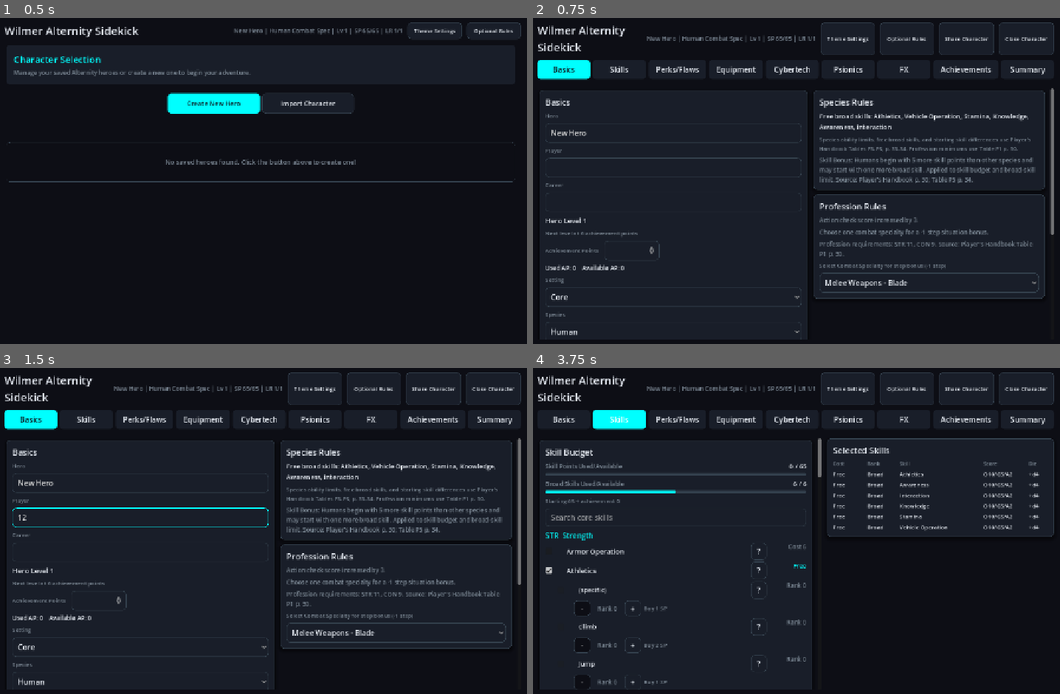
Above: before the commit, frames 1-4 (two rows, left to right).
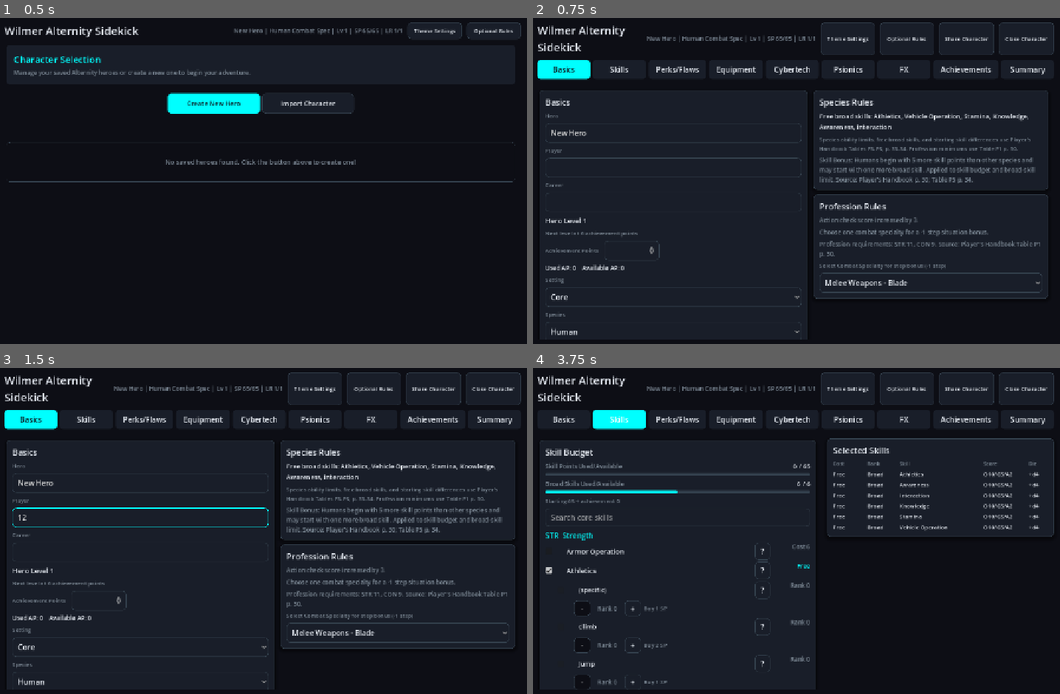
Above: after the commit, the same moments.

Repository: rigoparis/wilmer-alternity-sidekick
Game: Godot game, scene res://main.tscn
The game is run twice, just before and just after one commit, with the same random seed, the same clock (stepped at 60 frames per second) and the same inputs.
Inputs (mouse positions are in pixels of both pictures, inside the frame that each line leads up to):
- Up to frame 1 (0.5 s): no input
- Up to frame 2 (0.75 s): click "Create New Hero" at 0.5 s
- Up to frame 3 (1.5 s): click (142, 517) at 1.27 s; type "12" at 1.35 s
- Up to frame 4 (3.75 s): click (675, 553) at 1.5 s; type "12" at 1.58 s; click "Share Character" at 2 s; click "Basics" at 2.75 s; click "Skills" at 3.5 s

Frame 1 is identical in both runs. In frame 2, 0.6% of the frame differs, in the area x 54-99%, y 21-87%; in frame 3, 0.6%; in frame 4, 0.9%, in the area x 27-55%, y 21-99%.

Commit message:
Disable content scroll drag on desktop, trigger tabs on press not release

Diff:
--- a/scripts/main.gd
+++ b/scripts/main.gd
@@ -243,6 +243,7 @@
 		var button := Button.new()
 		button.text = tab
 		button.toggle_mode = true
+		button.action_mode = BaseButton.ACTION_MODE_BUTTON_PRESS
 		button.mouse_filter = Control.MOUSE_FILTER_PASS
 		button.size_flags_horizontal = Control.SIZE_EXPAND_FILL
 		button.custom_minimum_size = Vector2(0, 42)
@@ -5716,6 +5717,17 @@
 		if sc != null and is_instance_valid(sc):
 			_update_mouse_filters_for_touch(sc, touch_pass)
 
+	# On desktop the ScrollContainer's drag detection can steal tab button
+	# presses when the mouse moves slightly during a click. Disabling vertical
+	# scroll mode removes that interference; mouse-wheel still works via Godot's
+	# built-in wheel handling on the ScrollContainer even in SCROLL_MODE_DISABLED.
+	# Mobile keeps SCROLL_MODE_AUTO so finger-drag scrolling works as expected.
+	if content_scroll != null and is_instance_valid(content_scroll):
+		content_scroll.vertical_scroll_mode = (
+			ScrollContainer.SCROLL_MODE_AUTO if touch_pass
+			else ScrollContainer.SCROLL_MODE_SHOW_NEVER
+		)
+
 
 func _update_mouse_filters_for_touch(node: Node, touch_pass: bool) -> void:
 	if node == null or not is_instance_valid(node):
